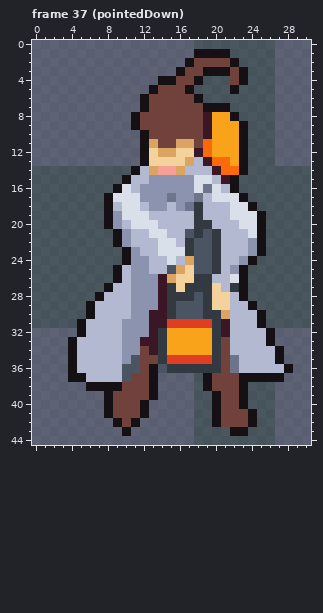
Edited in one commit: pixel-art file (rawAssets/animations/Flipside_Player_Model_AllAnims_Cropped.aseprite). Above is the file before it was changed.
31x45 pixels, 73 frames. Shown: frame 37 (pointedDown). The commit also changed other frames, which this record leaves out.
The same view after the edit:
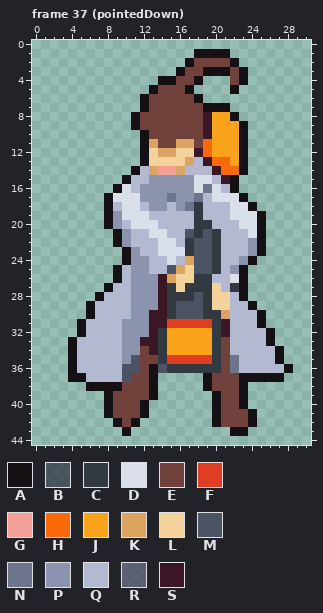
Palette (. is transparent): A #141013  B #242234a9  C #333941  D #dae0ea  E #71413b  F #df3e23  G #f5a097  H #fa6a0a  J #f9a31b  K #dba463  L #f4d29c  M #4a5462  N #6d758d  P #8b93af  Q #b3b9d1  R #403353a9  S #3b1725
Difference:
layer "Layer 3" now hidden
Changed rows in their new state; - is an unchanged pixel.
Frame 37 (pointedDown):
first column x 0:
 0 ...............................
 1 ..................----.........
 2 .................------........
 3 ................--------.......
 4 ..............-----...--.......
 5 .............-----....-........
 6 ............-------............
 7 ............----------.........
 8 ...........------------........
 9 ...........-------------.......
10 ............------------.......
11 ............------------.......
12 ............------------.......
13 ............------------.......
14 ...........-------------.......
15 ..........-------------........
16 .........--------------........
17 ........----------------.......
18 ........-----------------......
19 ........------------------.....
20 ........------------------.....
21 .........-----------------.....
22 .........-----------------.....
23 ..........----------------.....
24 ..........---------------......
25 .........---------------.......
26 .........---------------.......
27 ........----------------.......
28 .......-----------------.......
29 ......-------------------......
30 ......--------------------.....
31 .....---------------------.....
32 .....----------------------....
33 ....-----------------------....
34 ....------------------------...
35 ....------------------------...
36 ....-------------------------..
37 ....----------.....---------...
38 ......--------.....-----.......
39 ........------......----.......
40 ........-----.......----.......
41 ........-----.......-----......
42 .........---........-----......
43 ..........-...........--.......
44 ...............................
Pixel boxes of the changes (left, top, right, bottom) in both pictures:
erased: (32, 40, 311, 445)
